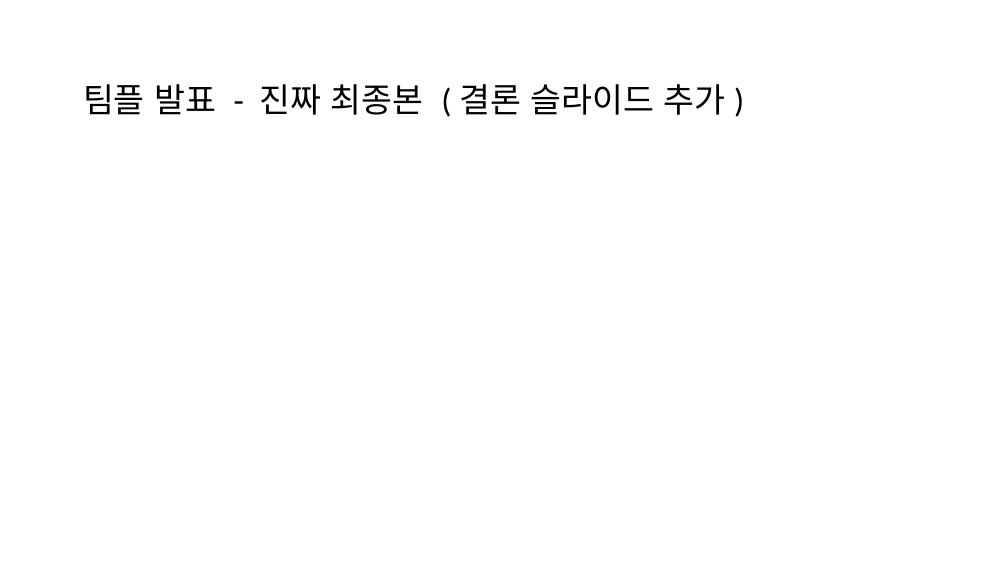
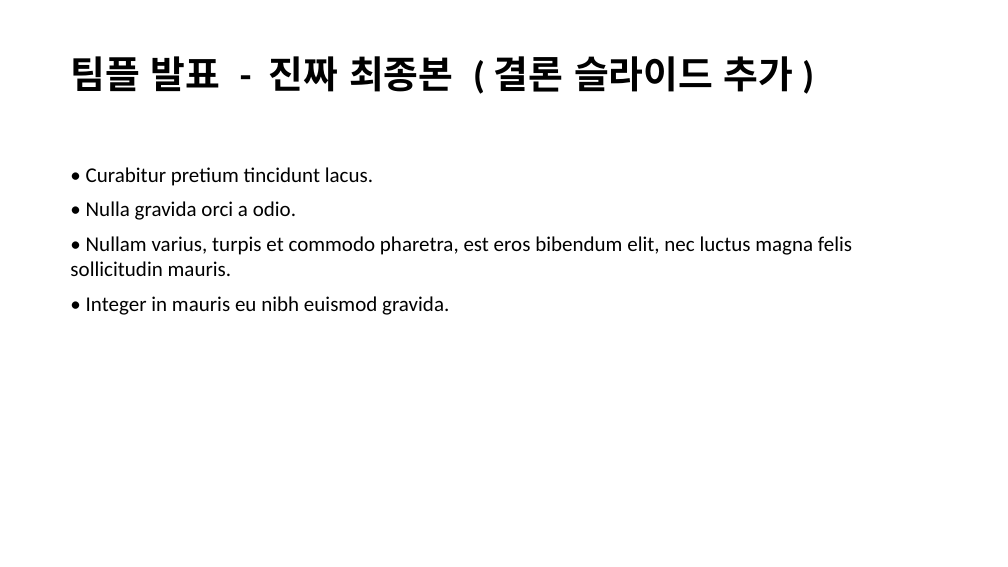
Before and after one commit to HanSatCode/NCP-Agentic-AI-Project, a slide deck: slide 1 of public/samples/demo/발표자료_진짜최종.pptx. Drawn at 1008x567 pixels with LibreOffice and Linux fonts; fonts in the diff are those of the drawing. Boxes give left, top, right and bottom in pixels: in the first picture for what was removed or moved away, otherwise in the second. Text is boxed around its words. In the diff, an @@ line names an element or a change of style, - is before the commit and + after.

Commit message:
F-01-03 예시 파일 24개로 늘리고 본문 채우기
- 시연용 예시 8개 → 24개: 기획안(파일명 날짜), 설문지(ver 번호), 대본(찐최종·수정본),
  포스터(수정 날짜만), 자료조사(중복을 빼면 1개) 그룹과 단독 파일 2개 추가 (D-34)
- 결과: 그룹 7개 · 단독 3개 · 중복 2개, [최신 파일만]은 10개 (expected.json)
- 미리보기가 비어 보이지 않게 로렘 입숨으로 본문 채움: docx 여러 문단, pptx 3장, pdf 한 쪽
- 예시 파일 수·본문이 바뀐 만큼 upload·metadata 테스트 수정

```diff
--- a/public/samples/demo/발표자료_진짜최종.pptx
+++ b/public/samples/demo/발표자료_진짜최종.pptx
@@ text "팀플 발표 - 진짜 최종본 ...": place and size @@
-text "팀플 발표 - 진짜 최종본 ..." at box(83, 84, 726, 115)
+text "팀플 발표 - 진짜 최종본 ..." at box(70, 56, 794, 92)
@@ text "팀플 발표 - 진짜 최종본 ..." at box(70, 56, 794, 92): size 32 to 36 pt, bold on; more space between paragraphs @@
@@ text added at box(70, 167, 852, 315), 20 pt, text #000000 @@
+• Curabitur pretium tincidunt lacus.
+• Nulla gravida orci a odio.
+• Nullam varius, turpis et commodo pharetra, est eros bibendum elit, nec luctus magna felis sollicitudin mauris.
+• Integer in mauris eu nibh euismod gravida.
```
Also in this commit, not shown: 2 slides added, 37 other files.
